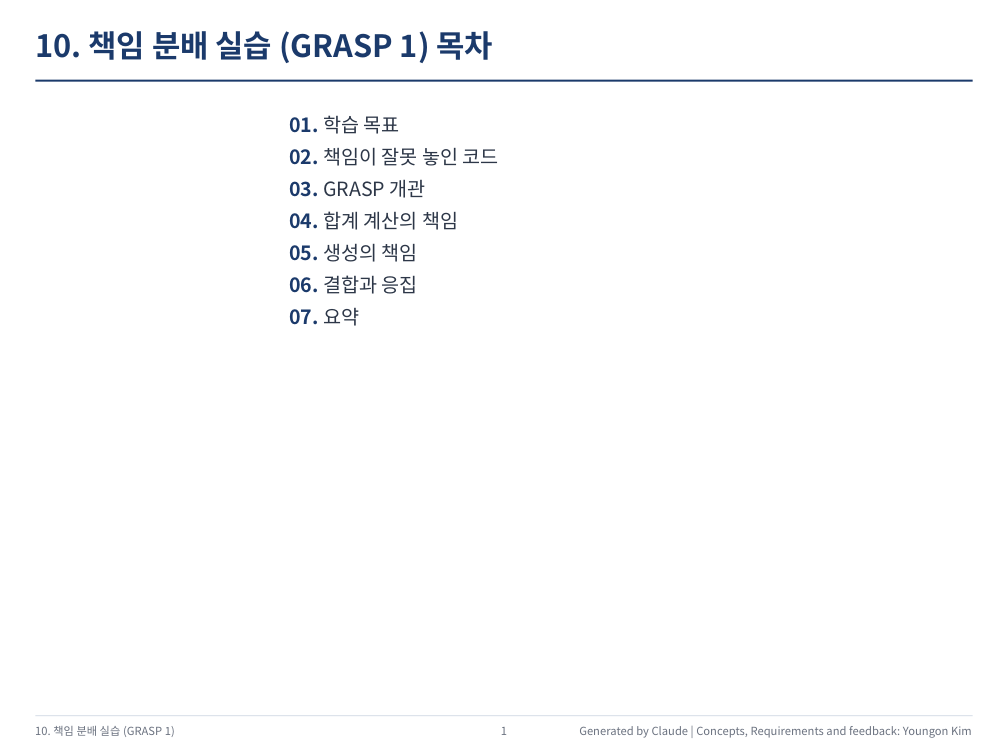
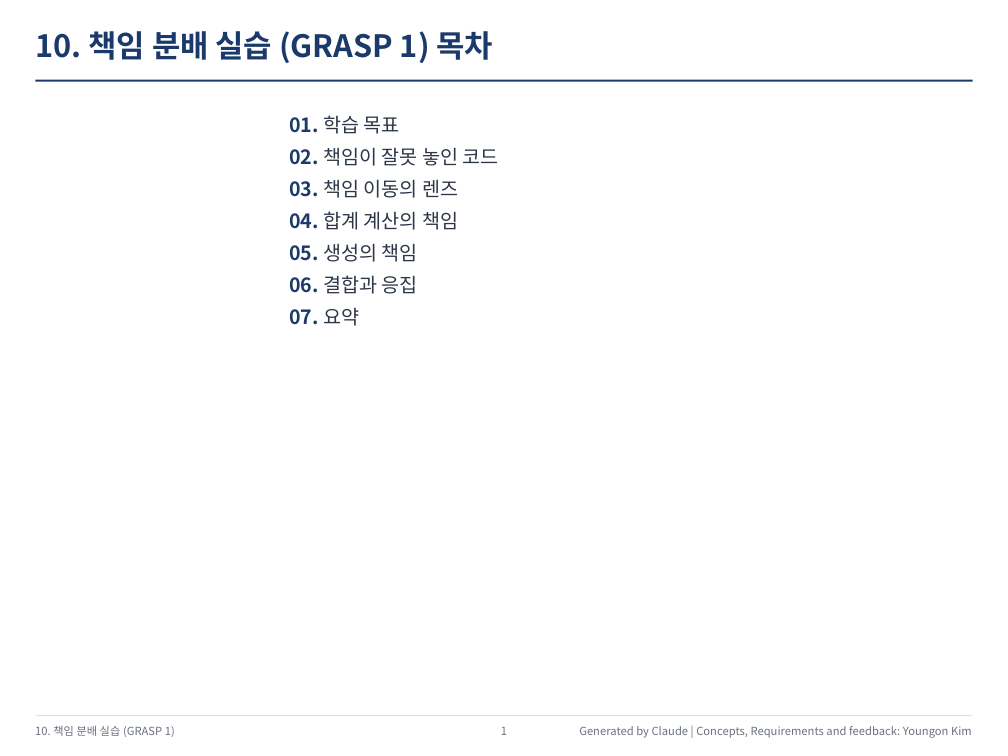
Before and after one commit to YoungSan77/TrainingMaterials, a slide deck: slide 1 of courses/ooad/out/Course_Session10_Output.pptx. Drawn at 1008x756 pixels with LibreOffice and Linux fonts; fonts in the diff are those of the drawing. Boxes give left, top, right and bottom in pixels: in the first picture for what was removed or moved away, otherwise in the second. Text is boxed around its words. In the diff, an @@ line names an element or a change of style, - is before the commit and + after.

```diff
--- a/courses/ooad/out/Course_Session10_Output.pptx
+++ b/courses/ooad/out/Course_Session10_Output.pptx
@@ text at (289,179,458,198): text changed @@
-03. GRASP 개관
+03. 책임 이동의 렌즈
```
Also in this commit, not shown: 6 other slides changed, 3 other files.
